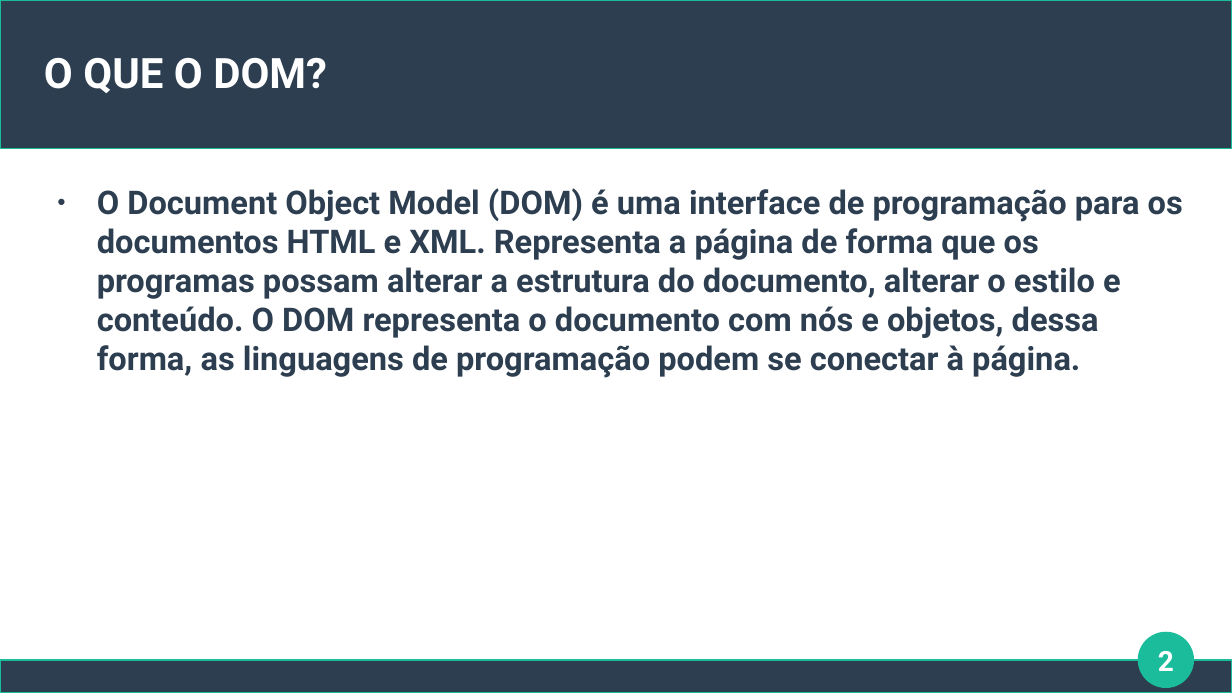
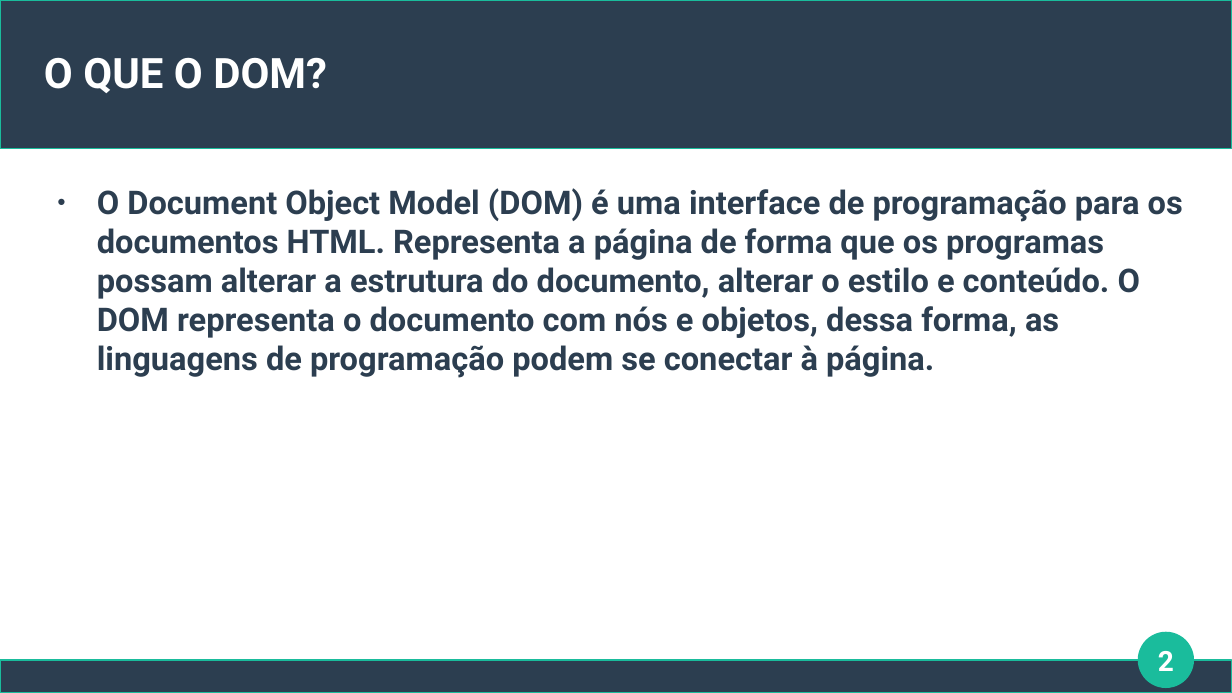
Before and after one commit to Fabio815/JavaScript, a slide deck: slide 2 of Semana4/Sem título 1.odp. Drawn at 1232x693 pixels with LibreOffice and Linux fonts; fonts in the diff are those of the drawing. Boxes give left, top, right and bottom in pixels: in the first picture for what was removed or moved away, otherwise in the second. Text is boxed around its words. In the diff, an @@ line names an element or a change of style, - is before the commit and + after.

```diff
--- a/Semana4/Sem título 1.odp
+++ b/Semana4/Sem título 1.odp
@@ text at (97,188,1183,378): text changed @@
-● O Document Object Model (DOM) é uma interface de programação para os documentos HTML e XML. Representa a página de forma que os programas possam alterar a estrutura do documento, alterar o estilo e conteúdo. O DOM representa o documento com nós e objetos, dessa forma, as linguagens de programação podem se conectar à página.
+● O Document Object Model (DOM) é uma interface de programação para os documentos HTML. Representa a página de forma que os programas possam alterar a estrutura do documento, alterar o estilo e conteúdo. O DOM representa o documento com nós e objetos, dessa forma, as linguagens de programação podem se conectar à página.
```
Also in this commit, not shown: 2 other slides changed, 6 other files.
